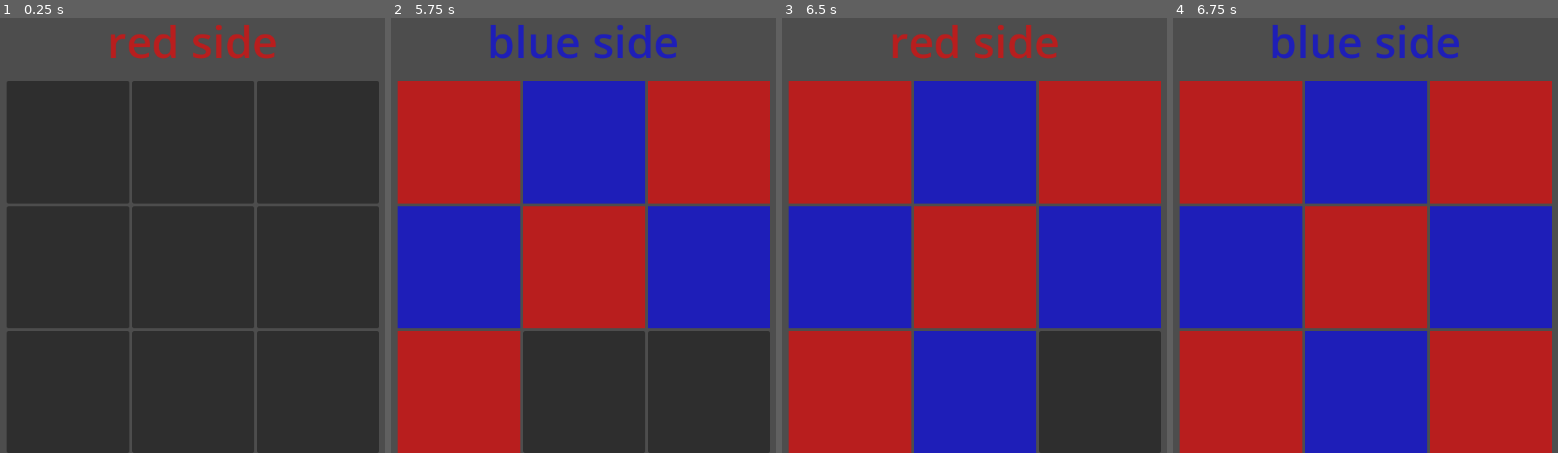
Above: before the commit, frames 1-4 (left to right).
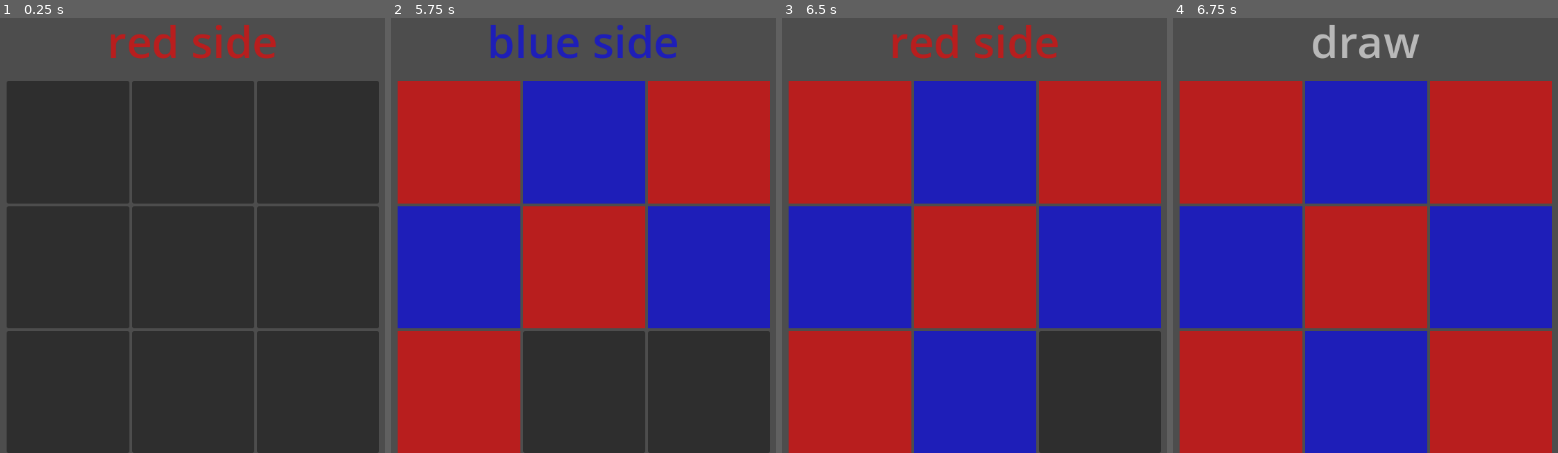
Above: after the commit, the same moments.

Repository: WSQS/godot-little-games
Game: Godot game, scene res://scene/main.tscn
The game is run twice, just before and just after one commit, with the same random seed, the same clock (stepped at 60 frames per second) and the same inputs.
Inputs (mouse positions are in pixels of both pictures, inside the frame that each line leads up to):
- Up to frame 1 (0.25 s): no input
- Up to frame 2 (5.75 s): click (460, 144) at 0.5 s; click (583, 144) at 1.27 s; click (710, 144) at 2.02 s; click (460, 265) at 2.77 s; click (583, 265) at 3.52 s; click (710, 265) at 4.27 s; click (460, 392) at 5.02 s
- Up to frame 3 (6.5 s): click (974, 392) at 5.77 s
- Up to frame 4 (6.75 s): click (1492, 392) at 6.52 s

Frames 1-3 are identical in both runs. In frame 4, 1.8% of the frame differs, in the area x 25-75%, y 1-10%.

Commit message:
feat: add finishi message

Diff:
--- a/scene/main.tscn
+++ b/scene/main.tscn
@@ -41,4 +41,5 @@
 layout_mode = 2
 script = ExtResource("2_wp4xf")
 
+[connection signal="on_finish" from="VBoxContainer/AspectRatioContainer/Board" to="VBoxContainer/Sign" method="_on_board_on_finish"]
 [connection signal="on_side" from="VBoxContainer/AspectRatioContainer/Board" to="VBoxContainer/Sign" method="_on_board_on_side"]
--- a/script/board.gd
+++ b/script/board.gd
@@ -1,11 +1,12 @@
 extends GridContainer
 
-var cells:Array
+var cells:Array[Cell]
 var side:GameEnum.BoardSide = GameEnum.BoardSide.RED
 
 @onready var label: Label = $"../../Label"
 
 signal on_side(current_side: GameEnum.BoardSide)
+signal on_finish(winner: GameEnum.BoardSide)
 
 # Called when the node enters the scene tree for the first time.
 func _ready() -> void:
@@ -17,6 +18,7 @@
 			cell_node.id = i
 			cell_node.cell_trigger.connect(process_cell_trugger)
 			add_child(cell_node)
+			cells.append(cell_node)
 
 
 # Called every frame. 'delta' is the elapsed time since the previous frame.
@@ -26,6 +28,7 @@
 func process_cell_trugger(cell:Cell,id:int):
 	prints(id)
 	var newbox :StyleBoxFlat = StyleBoxFlat.new()
+	cell.side = side
 	if side == GameEnum.BoardSide.RED:
 		newbox.bg_color = Color(1,0,0,0.6)
 		side = GameEnum.BoardSide.BLUE
@@ -36,4 +39,22 @@
 	cell.add_theme_stylebox_override("disabled",newbox)
 	cell.disabled = true
 	emit_signal("on_side",side)
-	pass
+	check_board(id)
+
+func check_board(id: int):
+	var lines = [[0,1,2]]
+	var check_line= []
+	for line in lines:
+		if id in line:
+			check_line.append(line)
+	var base_side = cells[id].side
+	for line in check_line:
+		if cells[line[0]].side == base_side and cells[line[1]].side == base_side and cells[line[2]].side == base_side:
+			emit_signal("on_finish",base_side)
+			return
+	var full = true
+	for cell in cells:
+		if not cell.disabled:
+			full = false
+	if full:
+		emit_signal("on_finish",-1)
--- a/script/cell.gd
+++ b/script/cell.gd
@@ -4,6 +4,8 @@
 
 @export
 var id:int
+@export
+var side:GameEnum.BoardSide = -1
 
 signal cell_trigger(cell:Cell,id:int)
 
--- a/script/sign.gd
+++ b/script/sign.gd
@@ -19,3 +19,15 @@
 	else:
 		text = "blue side"
 		label_settings.font_color = Color(0,0,1,0.6)
+
+
+func _on_board_on_finish(winner: GameEnum.BoardSide) -> void:
+	if winner == GameEnum.BoardSide.RED :
+		text = "red win"
+		label_settings.font_color = Color(1,0,0,0.6)
+	elif winner == GameEnum.BoardSide.BLUE:
+		text = "blue win"
+		label_settings.font_color = Color(0,0,1,0.6)
+	else:
+		text = "draw"
+		label_settings.font_color = Color(1,1,1,0.6)
